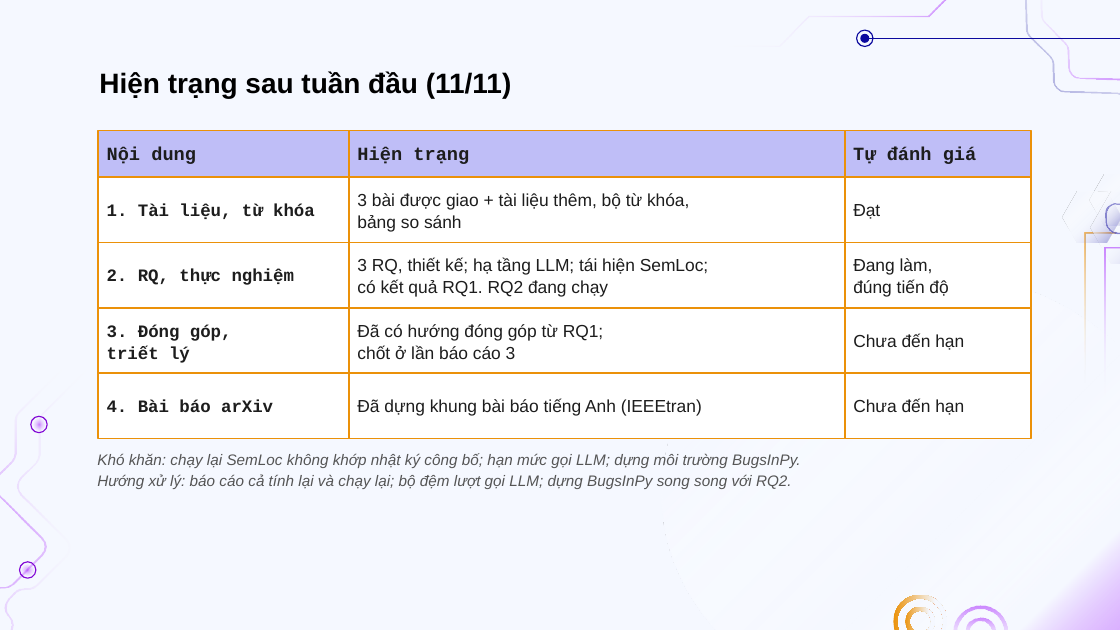
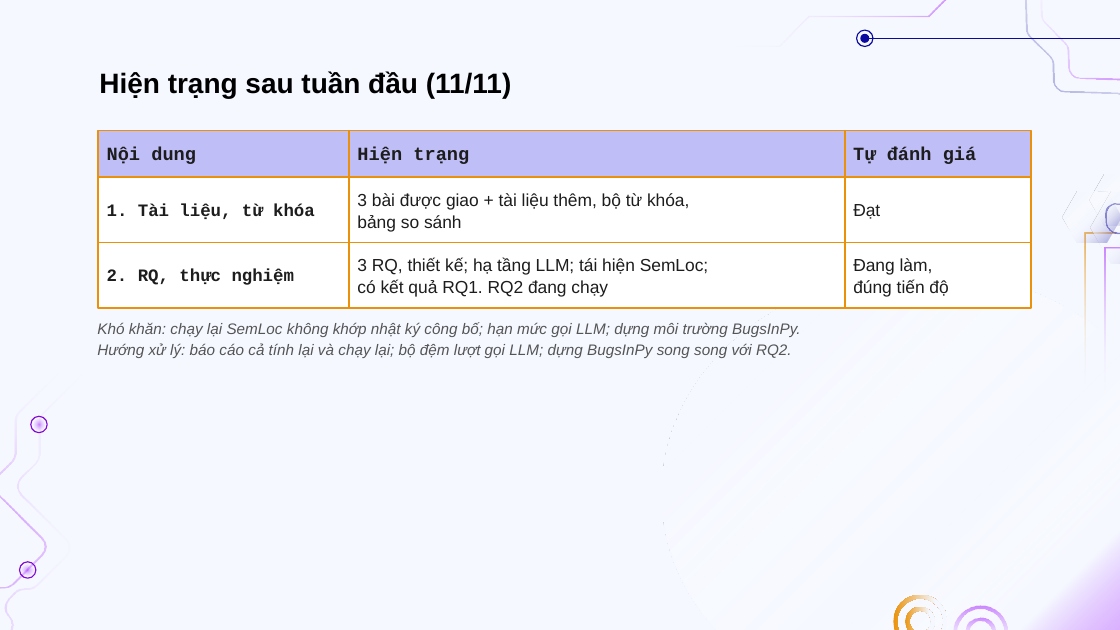
Before and after one commit to doanan293/grounded-or-guessed, a slide deck: slide 10 of docs/presentation/bao-cao-lan-1.pptx (slide 7 before the commit). Drawn at 1120x630 pixels with LibreOffice and Linux fonts; fonts in the diff are those of the drawing; background and template pictures are left out. Boxes give left, top, right and bottom in pixels: in the first picture for what was removed or moved away, otherwise in the second. Text is boxed around its words. In the diff, an @@ line names an element or a change of style, - is before the commit and + after.

Commit message:
Báo cáo lần 1: slide gọn lại (10 trang): gộp thành viên và phân công, giải thích rõ nghiên cứu liên quan, tiêu đề tiếng Việt của bài báo; bỏ dòng skill và các mục chưa đến hạn
build_deck.py: lan1 bỏ mục lục và trang phân chương, cột nghiên cứu liên quan viết lại (Crash+LLM -> Sự cố+LLM).
Deck lan1 đã được sửa tay sau đó; đừng chạy make_decks.sh lan1 kẻo ghi đè.

```diff
--- a/docs/presentation/bao-cao-lan-1.pptx
+++ b/docs/presentation/bao-cao-lan-1.pptx
@@ text "Khó khăn: chạy lại SemLoc ...": place and size @@
-text "Khó khăn: chạy lại SemLoc ..." at box(97, 453, 801, 468)
+text "Khó khăn: chạy lại SemLoc ..." at box(97, 322, 801, 337)
@@ text "Hướng xử lý: báo cáo ...": place and size @@
-text "Hướng xử lý: báo cáo ..." at box(97, 474, 792, 489)
+text "Hướng xử lý: báo cáo ..." at box(97, 343, 792, 358)
@@ group removed at box(99, 308, 1032, 438): 6 rectangles, 6 texts @@
-3. Đóng góp,
-triết lý
-Đã có hướng đóng góp từ RQ1;
-chốt ở lần báo cáo 3
-Chưa đến hạn
-4. Bài báo arXiv
-Đã dựng khung bài báo tiếng Anh (IEEEtran)
-Chưa đến hạn
```
Also in this commit, not shown: 7 other slides changed, 1 slide added, 11 slides removed, 2 other files.
